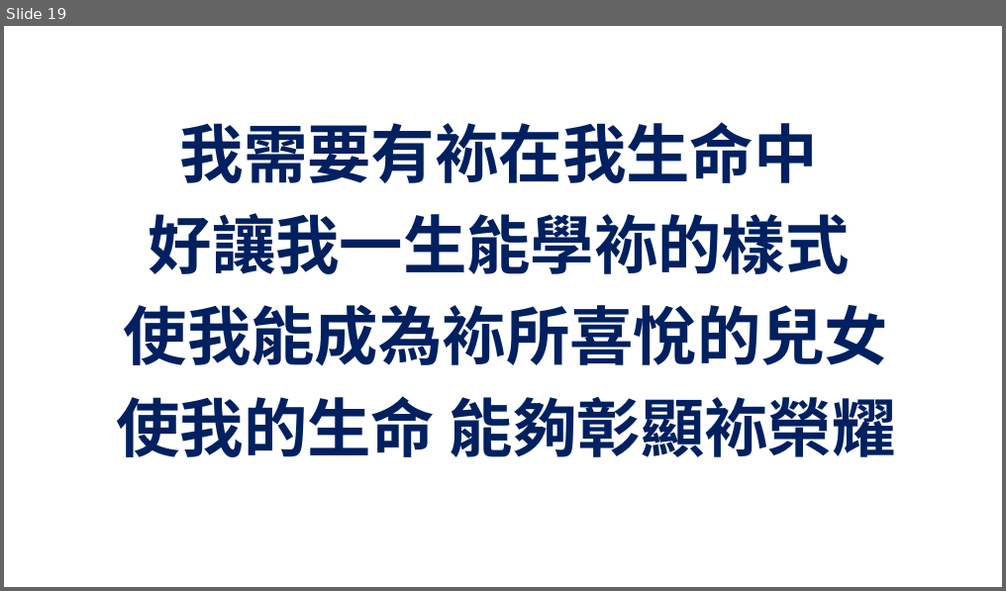
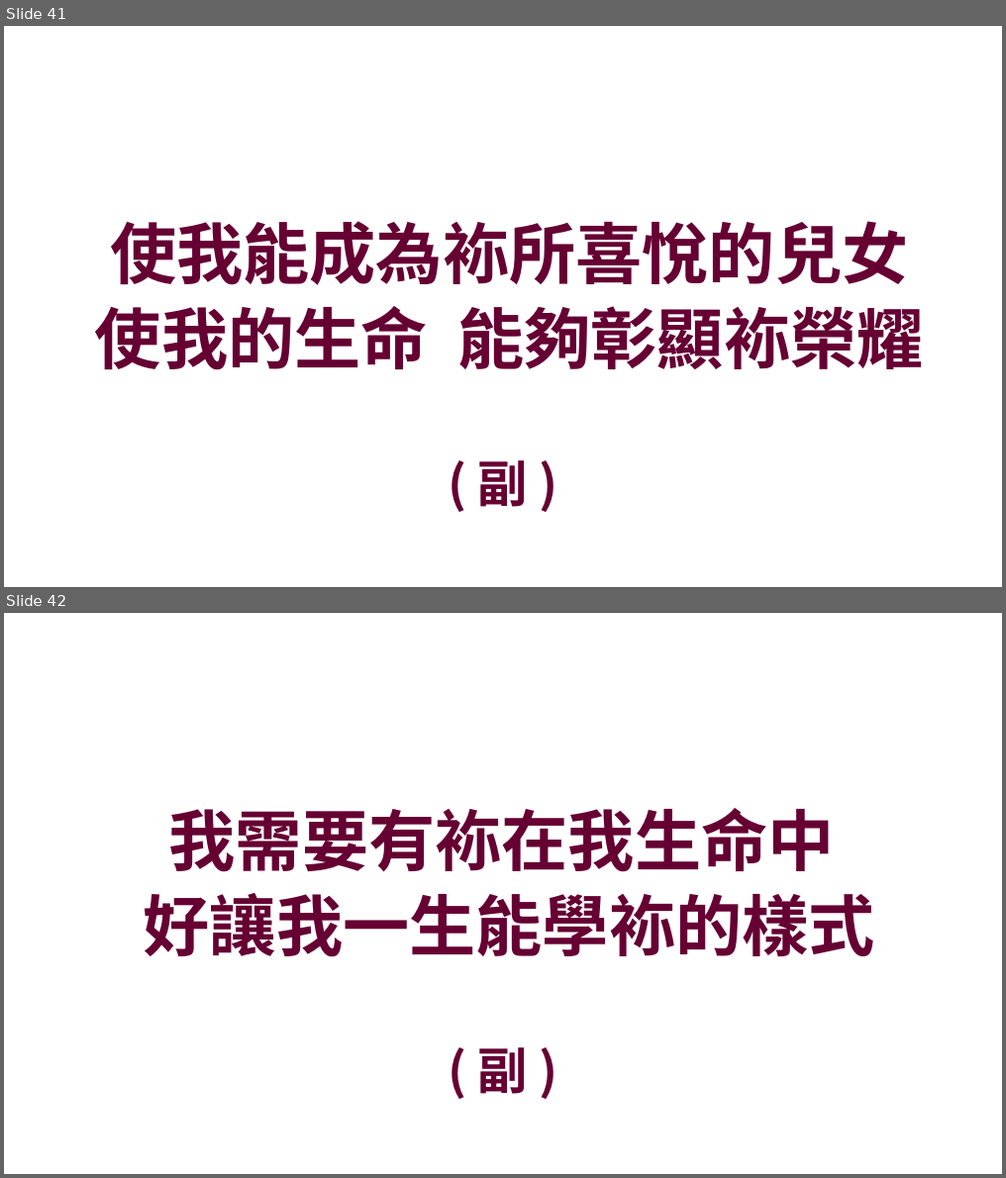
Before and after one commit to batisuoc/prayermeeting, a slide deck: 2021/11月/11-11.pptx. Shown one above the other, each under a label of ours: slide 19 before the commit, slides 41 and 42 after it. The pictures are 1006x591 and 1006x1178 pixels, drawn with LibreOffice and Linux fonts; fonts in the diff are those of the drawing; background and template pictures are left out. Boxes give left, top, right and bottom in pixels: in the first picture for what was removed or moved away, otherwise in the second. Text is boxed around its words. In the diff, an @@ line names an element or a change of style, - is before the commit and + after.

```diff
--- a/2021/11月/11-11.pptx
+++ b/2021/11月/11-11.pptx
@@ slide 42 added at (x1=4, y1=613, x2=1002, y2=1174), background picture (left out) @@
@@ text added at (x1=144, y1=808, x2=875, y2=958), 48 pt, text #660033, bold @@
+我需要有袮在我生命中
+好讓我一生能學袮的樣式
@@ text added at (x1=478, y1=1048, x2=528, y2=1094), 36 pt, text #660033, bold @@
+( 副 )
@@ what was slide 19 is now slide 41 @@
@@ slide 41 changed as well @@
@@ text at (x1=149, y1=122, x2=849, y2=274): paragraphs removed @@
-我需要有袮在我生命中
-好讓我一生能學袮的樣式
@@ text "使我能成為袮所喜悅的兒女" moved from (x1=117, y1=122, x2=896, y2=458) to (x1=95, y1=221, x2=923, y2=371) @@
@@ text "使我能成為袮所喜悅的兒女" at (x1=95, y1=221, x2=923, y2=371): size 46 to 48 pt, font Noto Sans CJK TC to Noto Sans CJK SC, text colour #002060 to #660033; indent changed; less space between paragraphs; vertical alignment top to middle @@
@@ text added at (x1=478, y1=461, x2=528, y2=507), 36 pt, text #660033, bold @@
+( 副 )
```
Also in this commit, not shown: 19 other slides changed, 22 other slides added.
